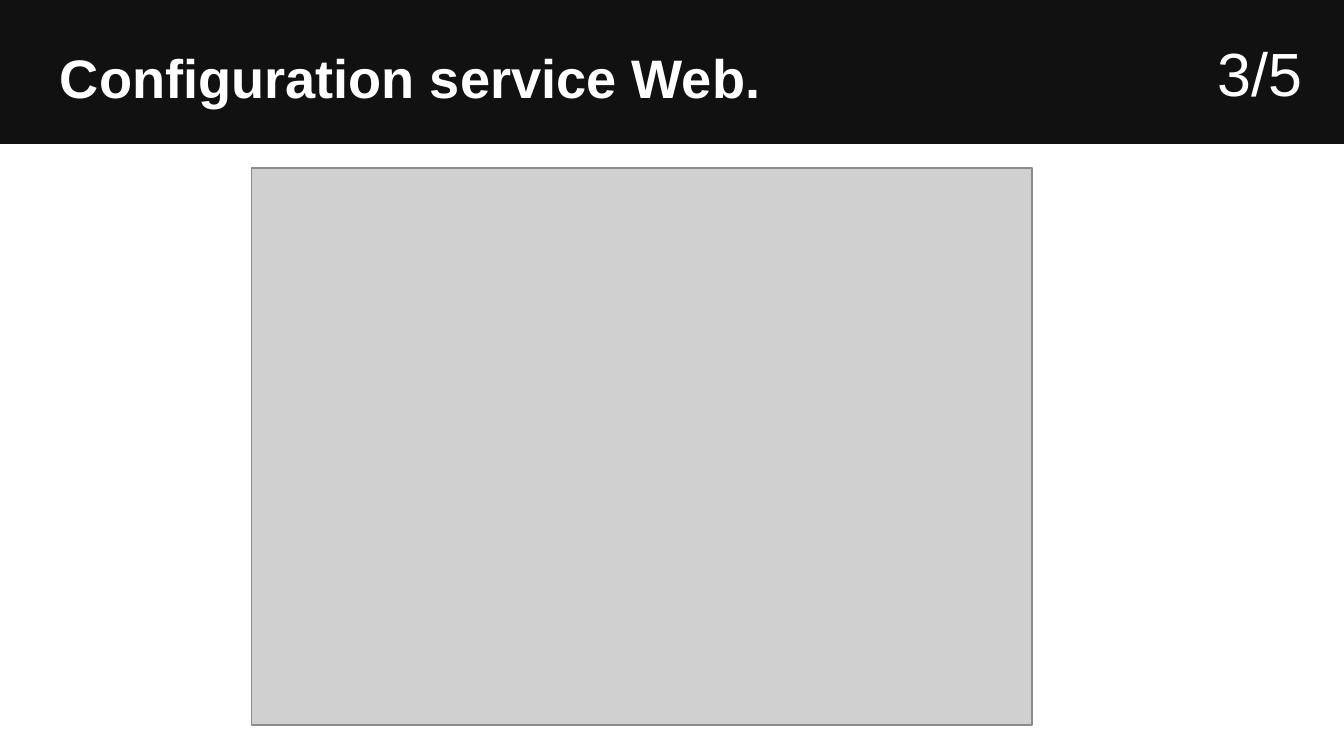
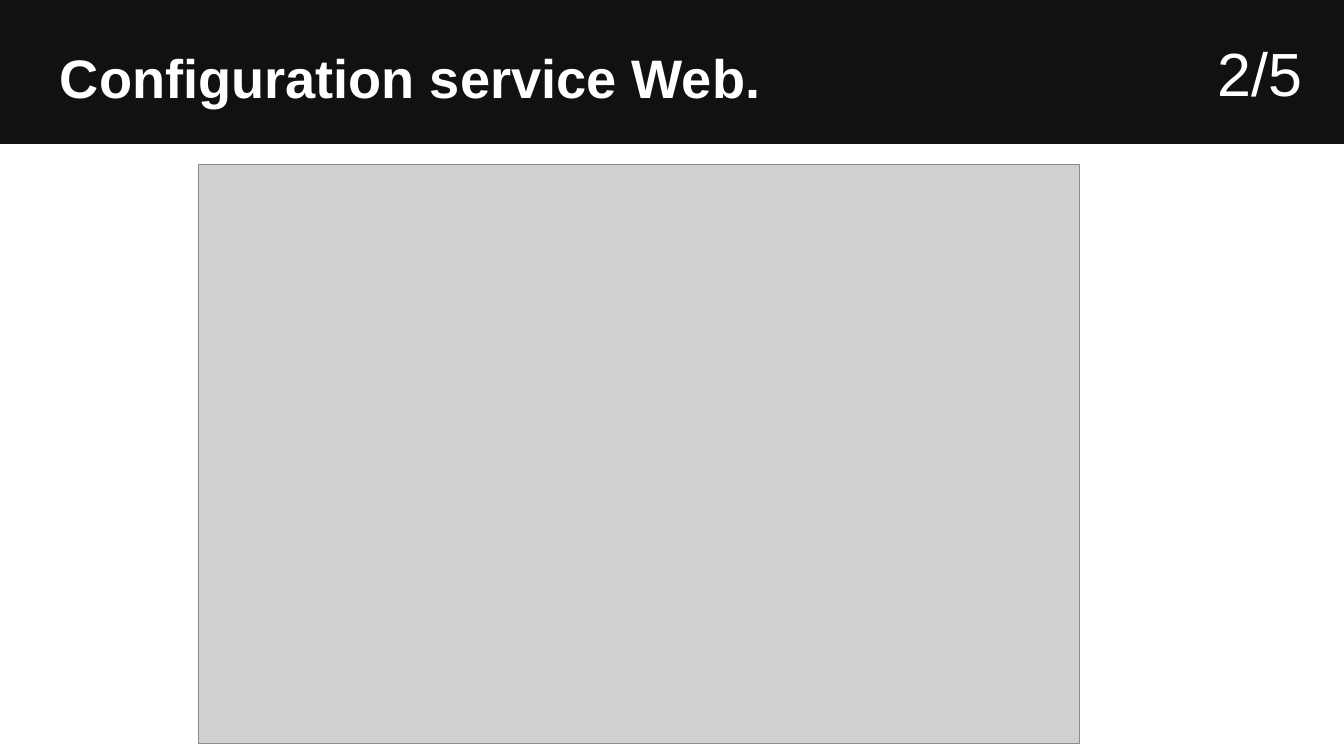
Before and after one commit to Sauvage89/sechoir-houblon, a slide deck: slide 12 of doc/diaporama/revu2/revu2_sauvage.odp (slide 16 before the commit). Drawn at 1344x756 pixels with LibreOffice and Linux fonts; fonts in the diff are those of the drawing; grey boxes stand for pictures. Boxes give left, top, right and bottom in pixels: in the first picture for what was removed or moved away, otherwise in the second. Text is boxed around its words. In the diff, an @@ line names an element or a change of style, - is before the commit and + after.

```diff
--- a/doc/diaporama/revu2/revu2_sauvage.odp
+++ b/doc/diaporama/revu2/revu2_sauvage.odp
@@ text at (x1=1217, y1=51, x2=1302, y2=97): text changed @@
-3/5
+2/5
@@ picture resized from (x1=251, y1=168, x2=1032, y2=726) to (x1=199, y1=165, x2=1081, y2=745) @@
```
Also in this commit, not shown: 21 other slides changed, 1 slide added, 15 slides removed, 2 other files.
